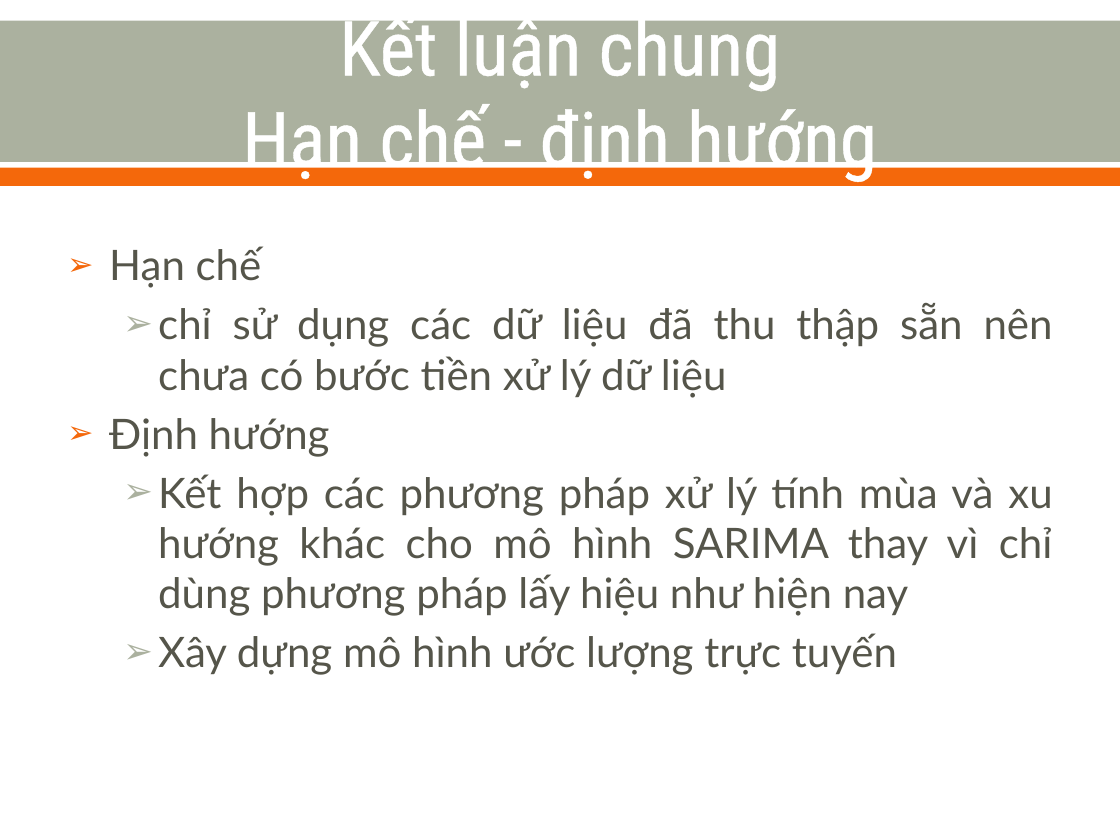
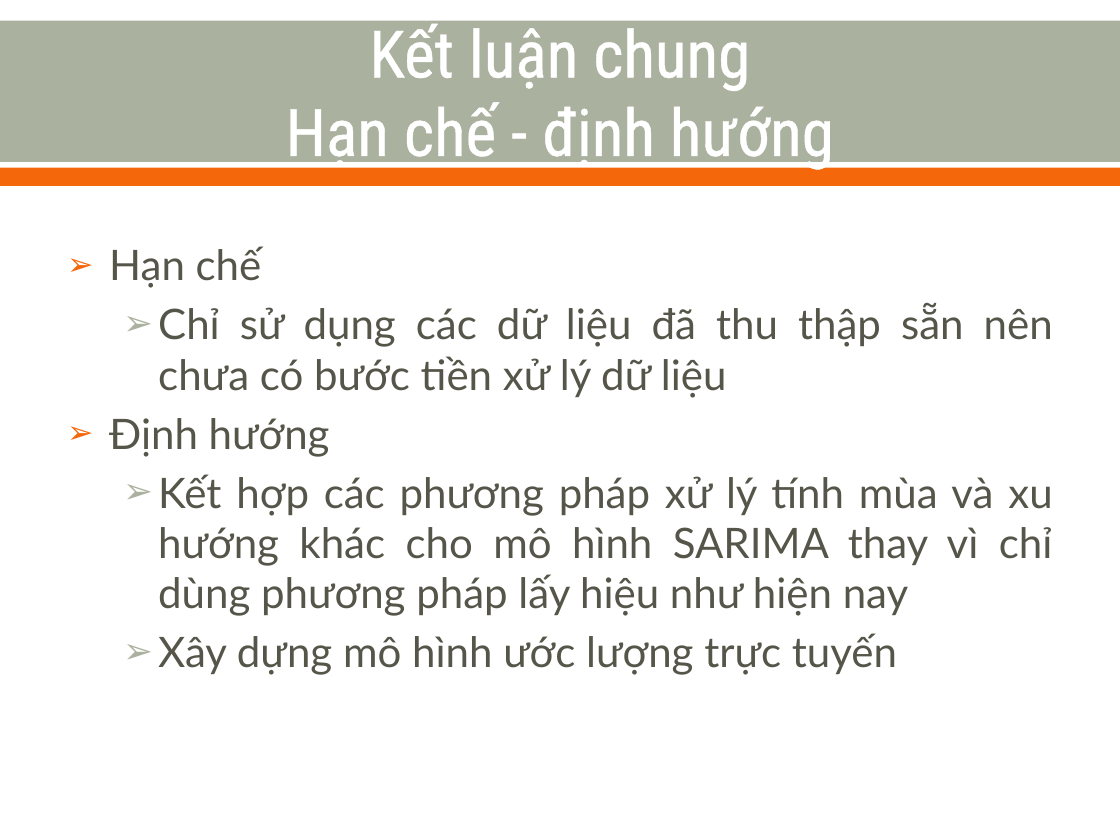
Before and after one commit to nvtthai/forecast-time-series, a slide deck: slide 54 of Report/Presentation.ppt (slide 52 before the commit). Drawn at 1120x840 pixels with LibreOffice and Linux fonts; fonts in the diff are those of the drawing. Boxes give left, top, right and bottom in pixels: in the first picture for what was removed or moved away, otherwise in the second. Text is boxed around its words. In the diff, an @@ line names an element or a change of style, - is before the commit and + after.

```diff
--- a/Report/Presentation.ppt
+++ b/Report/Presentation.ppt
@@ title "Kết luận chung Hạn chế ..." at (x1=286, y1=17, x2=834, y2=171): size 48.6 to 42 pt @@
@@ text at (x1=158, y1=303, x2=1053, y2=398): text changed @@
-  ➢ chỉ sử dụng các dữ liệu đã thu thập sẵn nên chưa có bước tiền xử lý dữ liệu
+  ➢ Chỉ sử dụng các dữ liệu đã thu thập sẵn nên chưa có bước tiền xử lý dữ liệu
```
Also in this commit, not shown: 17 other slides changed, 3 slides added, 1 slide removed.
